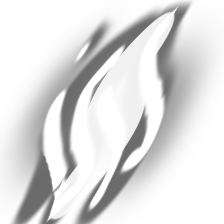
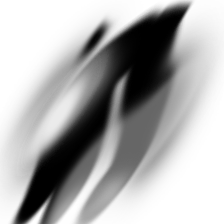
Comparing the layer stacks of the two 224x224 images. Changes:
hid "Layer 1", painted on it over <box>40,4,180,224</box>
"Layer 2": opacity 58% → 100%, painted on it over <box>0,0,224,224</box>
